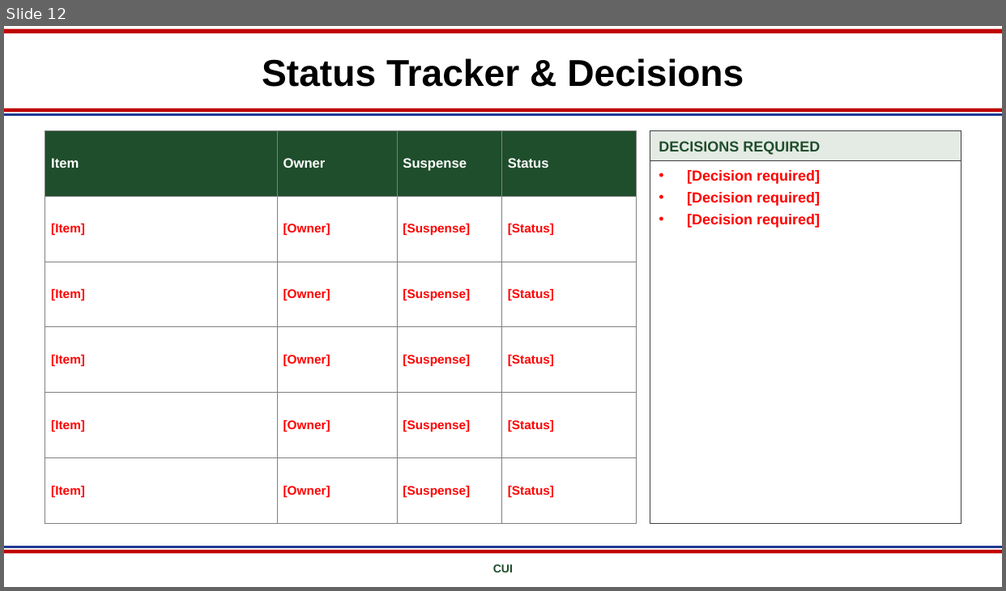
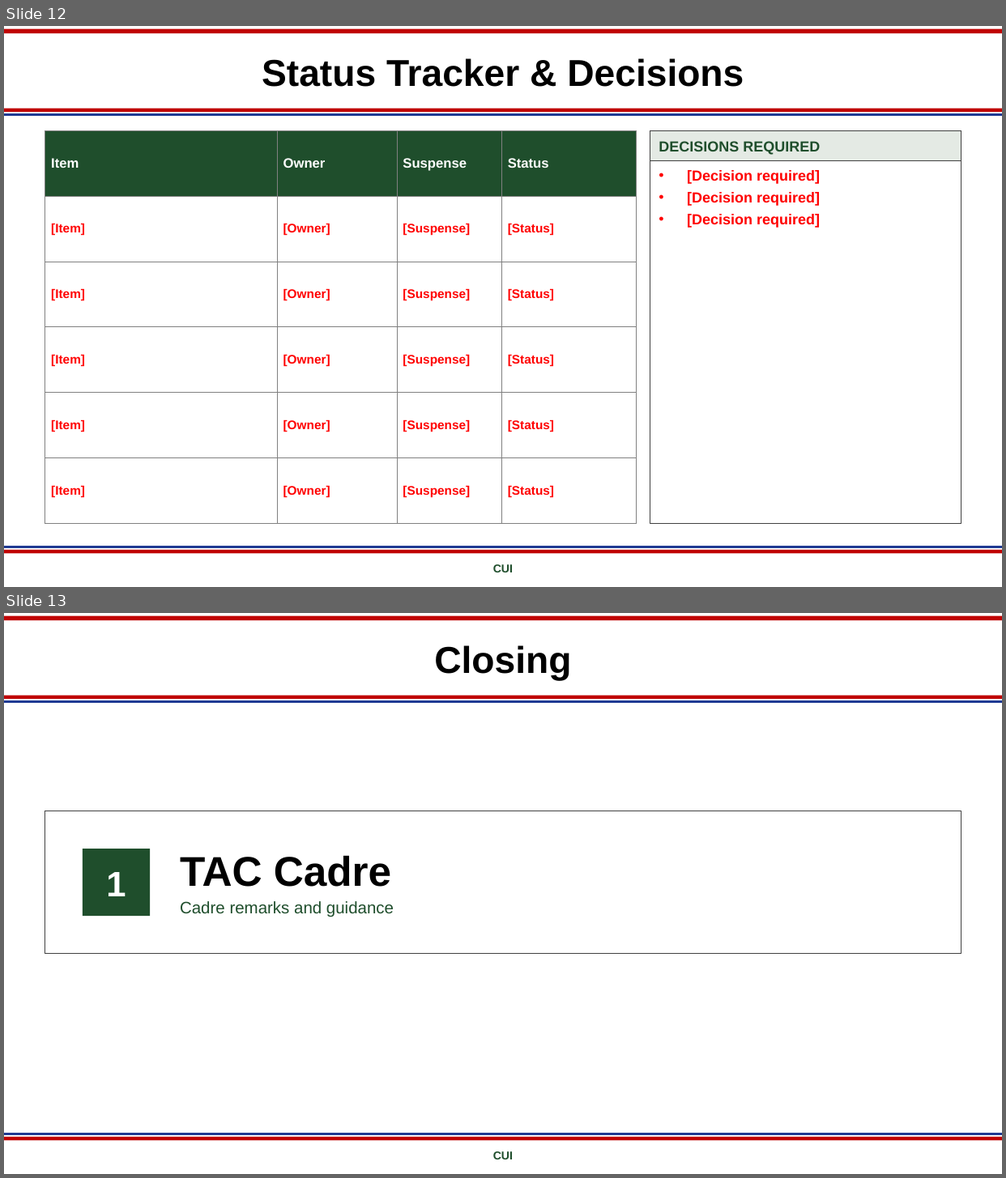
Before and after one commit to Joudrie/reign, a slide deck: Class_94_CUB_October_Template.pptx. Shown one above the other, each under a label of ours: slide 12 before the commit, slides 12 and 13 after it. The pictures are 1006x591 and 1006x1178 pixels, drawn with LibreOffice and Linux fonts; fonts in the diff are those of the drawing; background and template pictures are left out. Boxes give left, top, right and bottom in pixels: in the first picture for what was removed or moved away, otherwise in the second. Text is boxed around its words. In the diff, an @@ line names an element or a change of style, - is before the commit and + after.

```diff
--- a/Class_94_CUB_October_Template.pptx
+++ b/Class_94_CUB_October_Template.pptx
@@ slide 13 added at box(4, 613, 1002, 1174), background #FFFFFF; not listed: 6 template elements that a slide beside it also shows @@
@@ title added at box(434, 645, 571, 681), 36 pt, text #000000, bold @@
+Closing
@@ rectangle added at box(45, 811, 961, 954), fill #FFFFFF, outline #404040 0.75 pt @@
@@ rectangle added at box(83, 849, 150, 916), fill #1F4E2C, 34 pt, text #FFFFFF, bold @@
+1
@@ text added at box(180, 855, 391, 887), 40 pt, text #000000, bold @@
+TAC Cadre
@@ text added at box(180, 901, 394, 918), 16 pt, text #1F4E2C @@
+Cadre remarks and guidance
```
Also in this commit, not shown: 2 slides changed, 2 other slides added.
